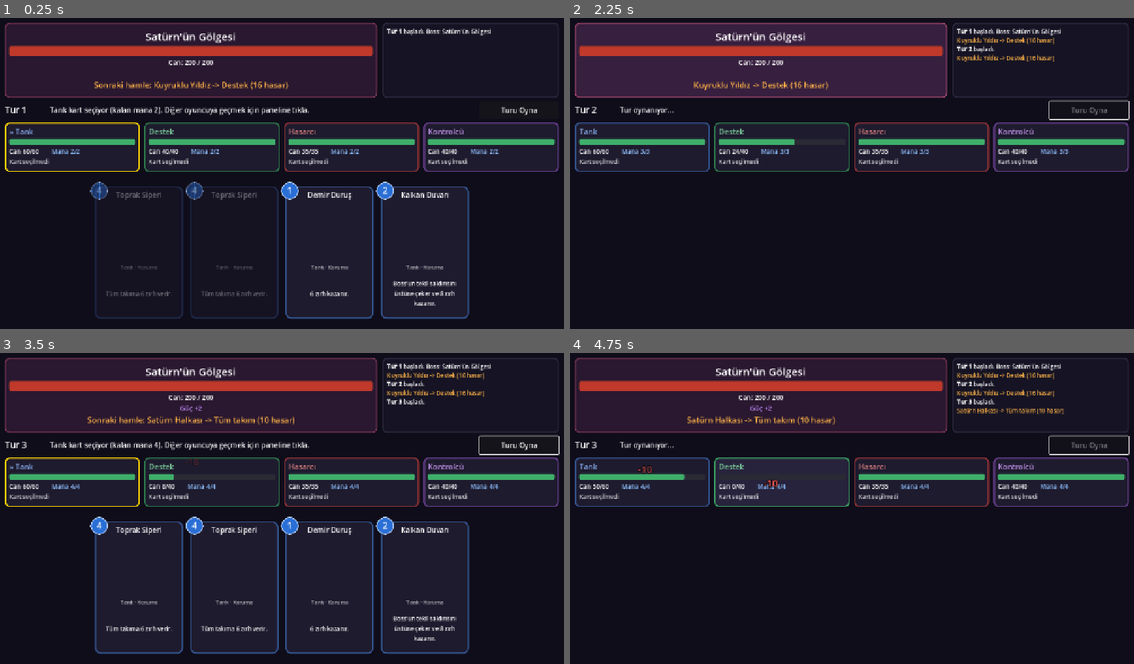
Above: before the commit, frames 1-4 (two rows, left to right).
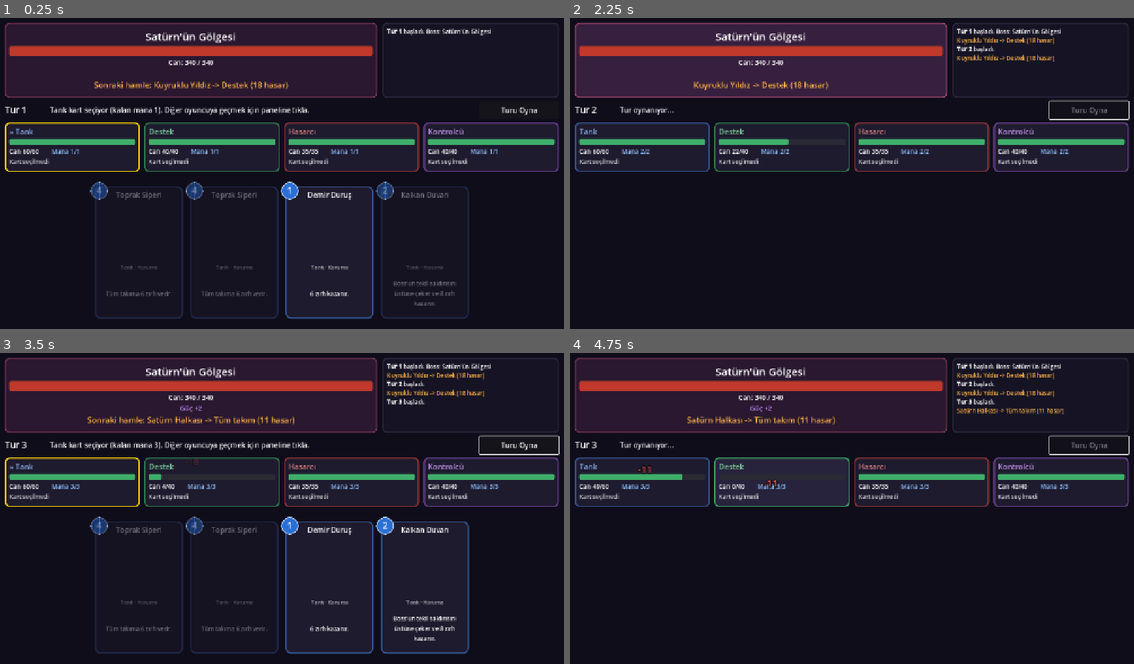
Above: after the commit, the same moments.

Repository: bogacavdar/coop-kart-oyunu
Game: Godot game, scene res://savas.tscn
The game is run twice, just before and just after one commit, with the same random seed, the same clock (stepped at 60 frames per second) and the same inputs.
Inputs (mouse positions are in pixels of both pictures, inside the frame that each line leads up to):
- Up to frame 1 (0.25 s): no input
- Up to frame 2 (2.25 s): click "Turu Oyna" at 0.5 s; move the mouse to (643, 145) at 1.27 s; click (643, 145) at 1.42 s; click "Turu Oyna" at 2 s
- Up to frame 3 (3.5 s): move the mouse to (214, 480) at 2.77 s; click (214, 480) at 2.92 s
- Up to frame 4 (4.75 s): click "Turu Oyna" at 3.5 s; move the mouse to (919, 480) at 4.27 s; click (919, 480) at 4.42 s

The runs differ from the first frame. In frame 1, 1.1% of the frame differs, in the area x 12-89%, y 13-97%; in frame 2, 0.1%; in frame 3, 1.7%, in the area x 12-89%, y 6-97%; in frame 4, 0.2%.

Commit message:
Denge: çoklu kart sistemine göre boss güçlendirildi, mana 1'den başlıyor
Co-Authored-By: Claude Opus 5.5 <noreply@anthropic.com>
Claude-Session: https://claude.ai/code/session_01BTyhiEWYueC4ryox9s8zfK

Diff:
--- a/savas/savas_motoru.gd
+++ b/savas/savas_motoru.gd
@@ -10,7 +10,7 @@
 const EL_BOYUTU := 4
 const MAKS_MANA := 6
 const KOPYA_SAYISI := 2
-const BOSS_CANI_OYUNCU_BASI := 50
+const BOSS_CANI_OYUNCU_BASI := 85
 
 var oyuncular: Array[Oyuncu] = []
 var boss: Boss
@@ -242,7 +242,7 @@
 		boss.guc += 2
 	for o in oyuncular:
 		o.zirh = 0
-		o.mana = mini(tur + 1, MAKS_MANA)
+		o.mana = mini(tur, MAKS_MANA)
 		if o.hayatta():
 			o.kart_cek(EL_BOYUTU - o.el.size())
 	_niyet_belirle()
@@ -256,15 +256,15 @@
 	var zar := rng.randi_range(1, 100)
 	var h := 0
 	if zar <= 45 or tur == 1:
-		h = 16 + boss.guc
+		h = 18 + boss.guc
 		boss.niyet = {"tur": "tekil", "hedef": hedef.no, "hasar": h,
 			"metin": "Kuyruklu Yıldız -> %s (%d hasar)" % [hedef.ad, h]}
 	elif zar <= 65:
-		h = 26 + boss.guc
+		h = 28 + boss.guc
 		boss.niyet = {"tur": "tekil", "hedef": hedef.no, "hasar": h,
 			"metin": "Kara Delik -> %s (%d hasar)" % [hedef.ad, h]}
 	elif zar <= 90:
-		h = 9 + int(boss.guc / 2.0)
+		h = 10 + int(boss.guc / 2.0)
 		boss.niyet = {"tur": "alan", "hasar": h,
 			"metin": "Satürn Halkası -> Tüm takım (%d hasar)" % h}
 	else:
